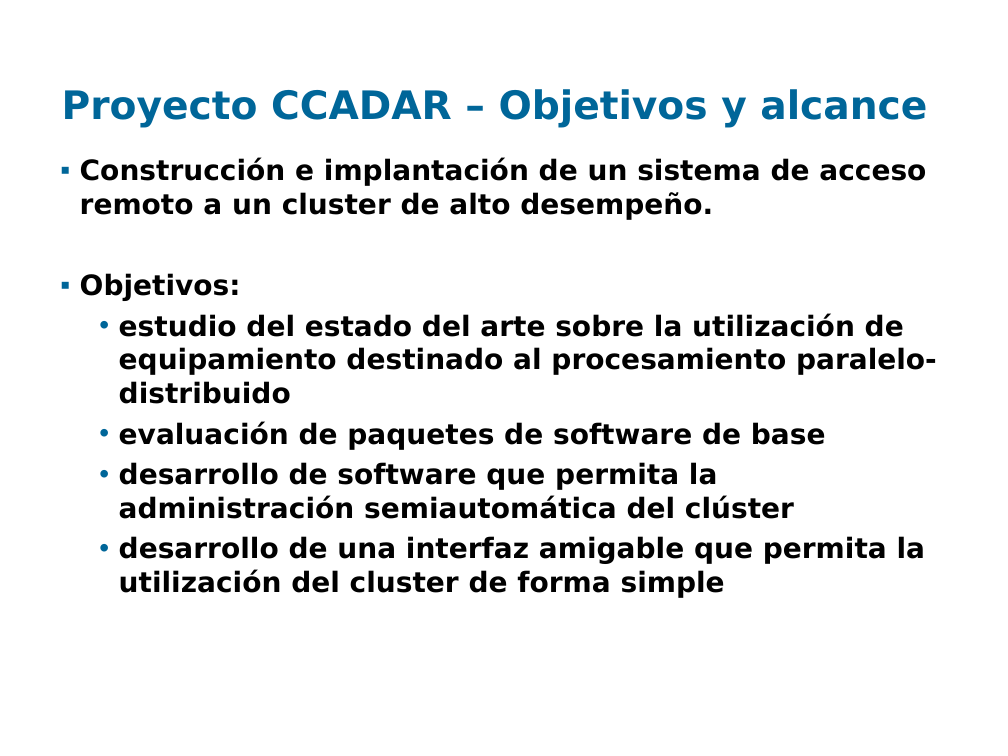
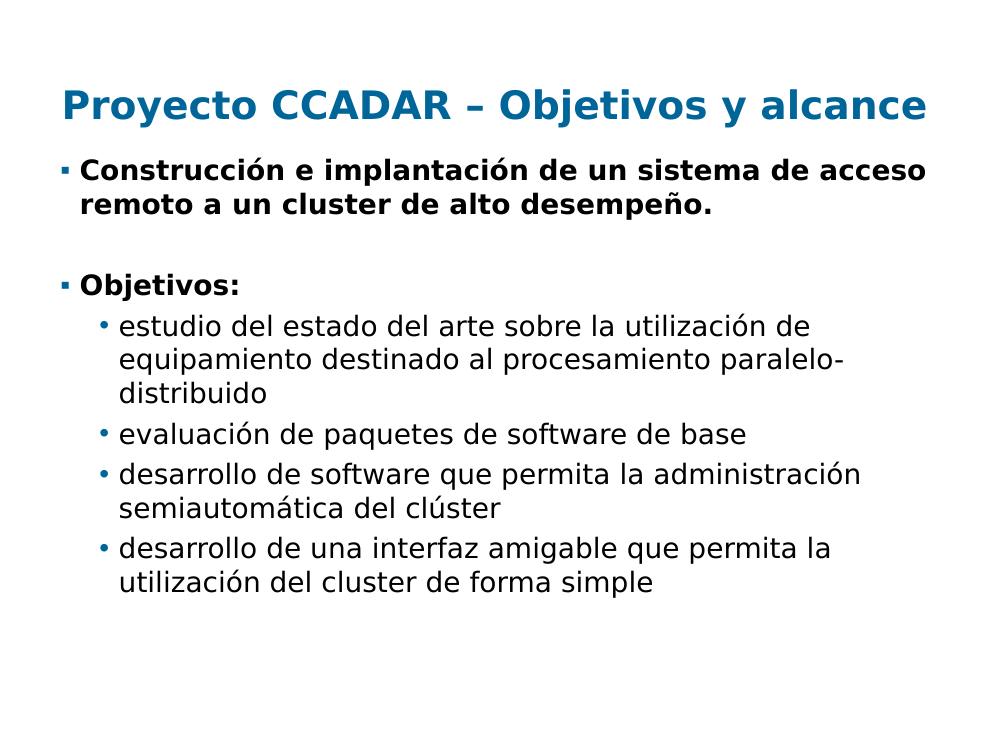
Before and after one commit to santiago-iturriaga/pgruso2007, a slide deck: slide 5 of Documentacion/Presentación Fenton - Paulo.ppt. Drawn at 1008x756 pixels with LibreOffice and Linux fonts; fonts in the diff are those of the drawing; background and template pictures are left out. Boxes give left, top, right and bottom in pixels: in the first picture for what was removed or moved away, otherwise in the second. Text is boxed around its words. In the diff, an @@ line names an element or a change of style, - is before the commit and + after.

```diff
--- a/Documentacion/Presentación Fenton - Paulo.ppt
+++ b/Documentacion/Presentación Fenton - Paulo.ppt
@@ text at (119, 313, 861, 598): bold off in "estudio del estado del arte sobre la ...", "evaluación de paquetes de software de base", "desarrollo de software que permita la administración ...", "desarrollo de una interfaz amigable que permita ..." @@
```
Also in this commit, not shown: 4 other slides changed, 1 slide added, 1 slide removed.
